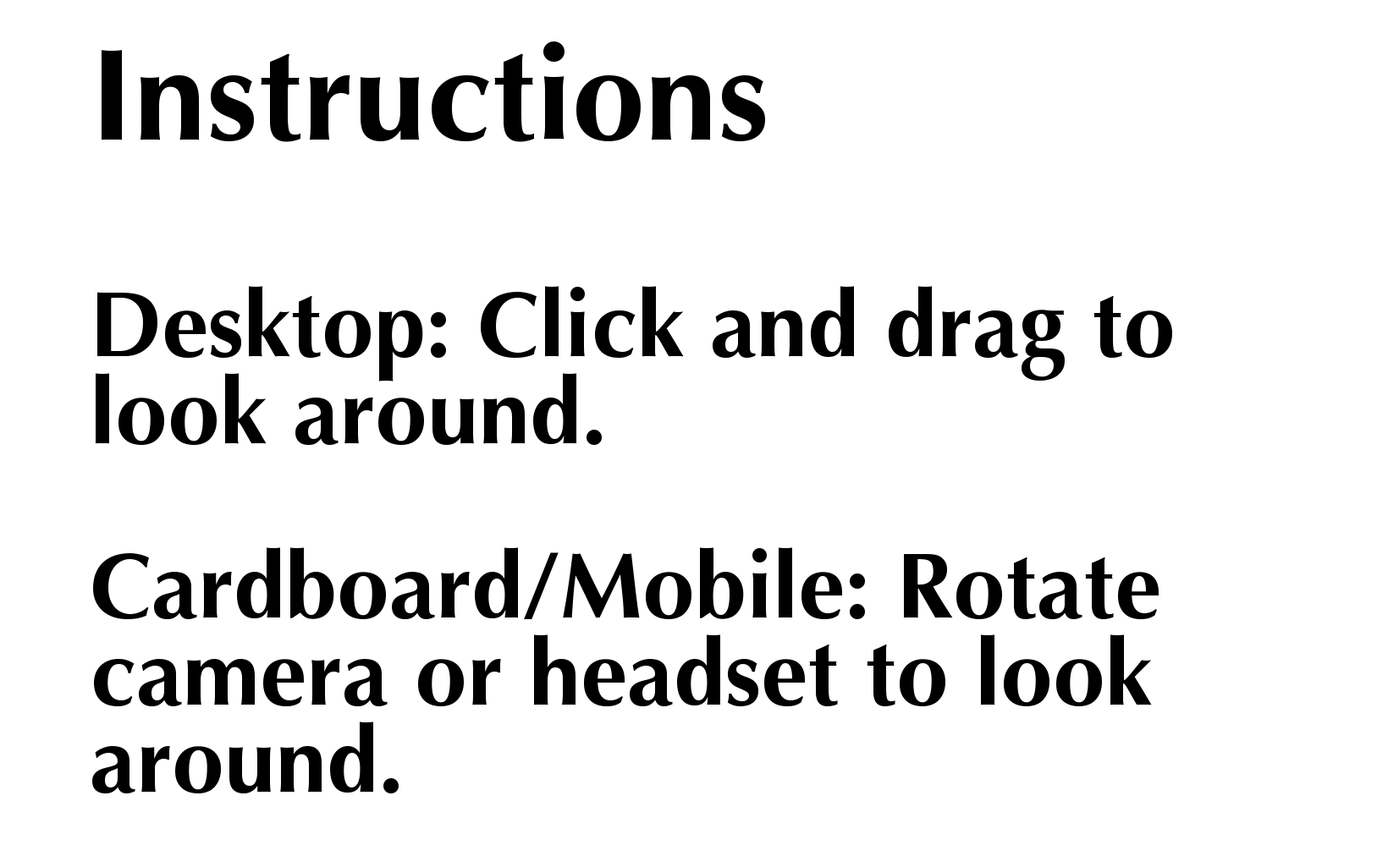
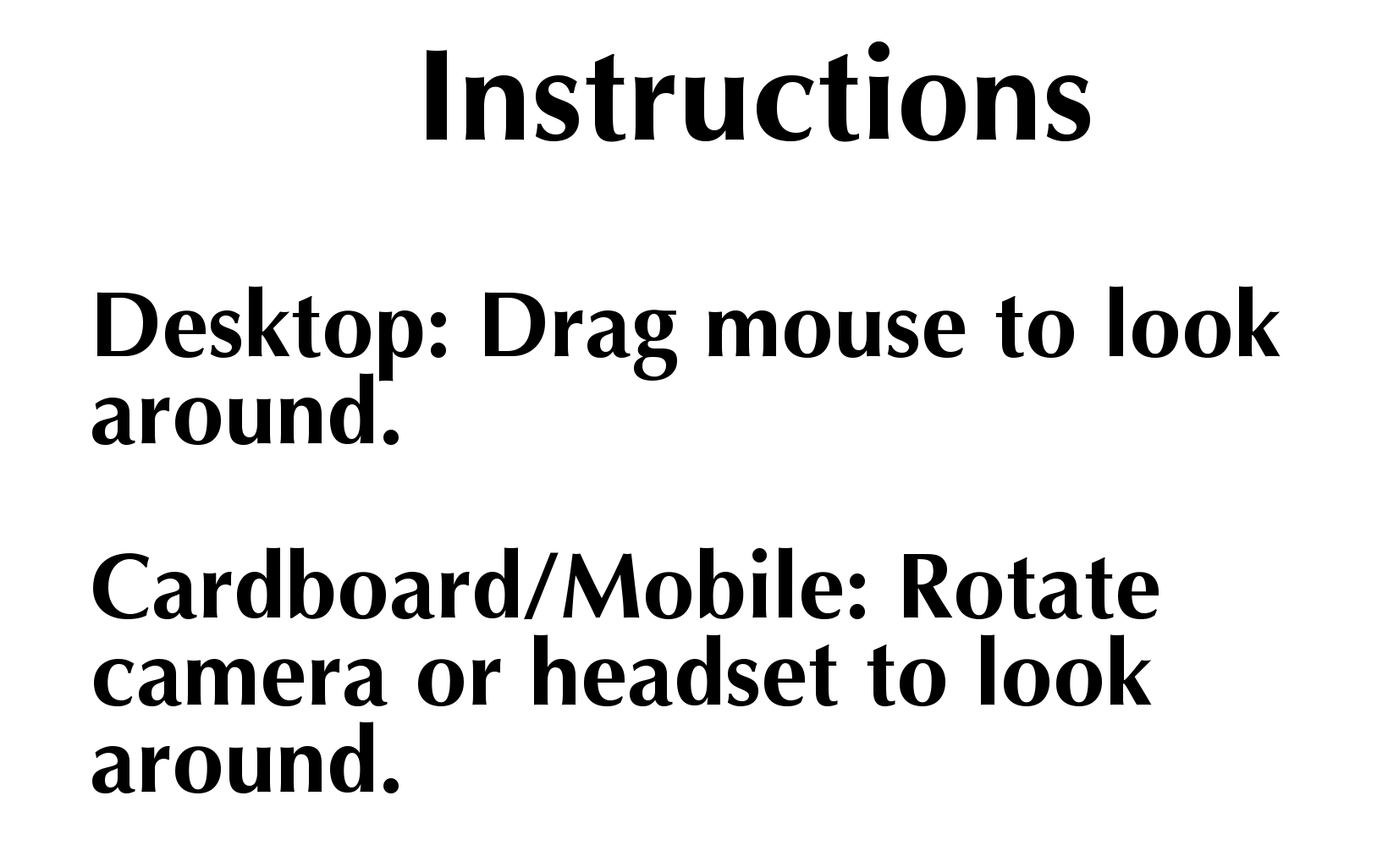
Layers edited between the first and the second w=1388, h=867 image:
renamed "Instructions ..." to "Instruc...", painted on it over [92, 41, 1281, 446]
